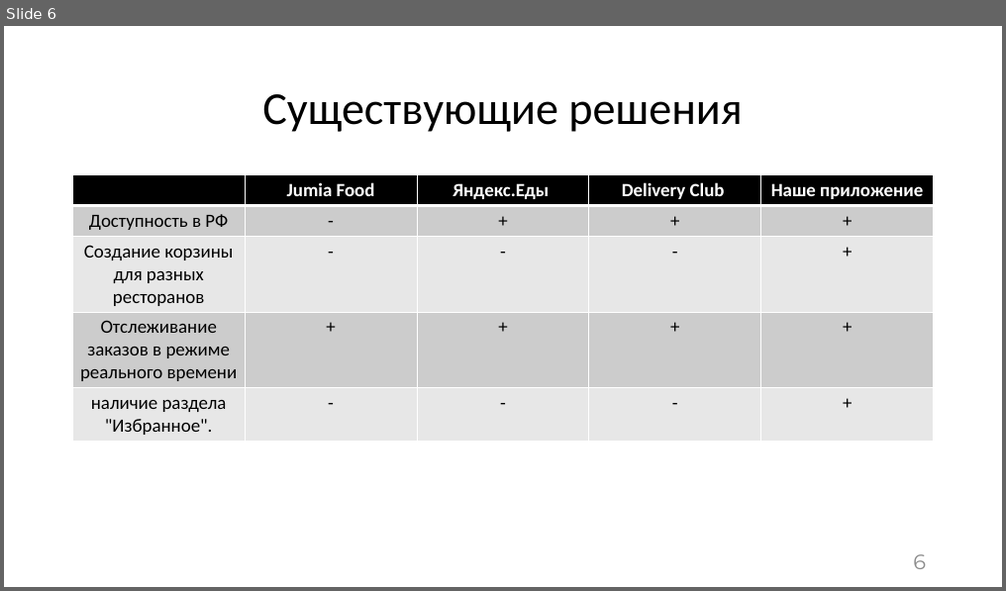
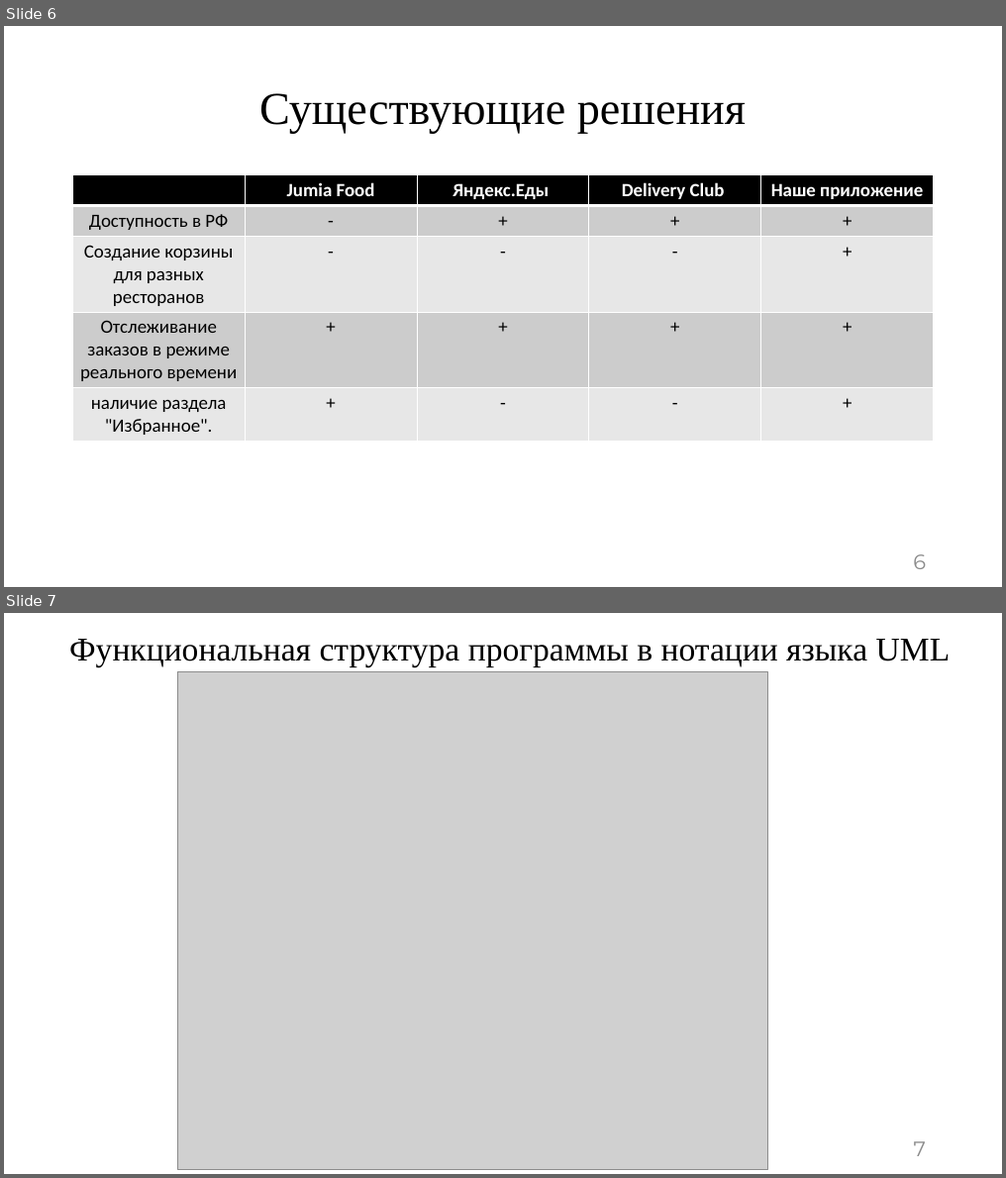
Before and after one commit to asusoft/Diplomnaya, a slide deck: ВКР/Презентация/Презентация к БКР Шеху А.У. ПрИн-467.pptx. Shown one above the other, each under a label of ours: slide 6 before the commit, slides 6 and 7 after it. The pictures are 1006x591 and 1006x1178 pixels, drawn with LibreOffice and Linux fonts; fonts in the diff are those of the drawing; grey boxes stand for pictures. Boxes give left, top, right and bottom in pixels: in the first picture for what was removed or moved away, otherwise in the second. Text is boxed around its words. In the diff, an @@ line names an element or a change of style, - is before the commit and + after.

```diff
--- a/ВКР/Презентация/Презентация к БКР Шеху А.У. ПрИн-467.pptx
+++ b/ВКР/Презентация/Презентация к БКР Шеху А.У. ПрИн-467.pptx
@@ slide 7 added at (4,613,1002,1174), background #FFFFFF @@
@@ text added at (69,639,950,667), 32 pt, text #000000 @@
+Функциональная структура программы в нотации языка UML
@@ picture added at (177,672,768,1170) @@
@@ page number added at (914,1142,926,1157), 20 pt, text #8C8C8C @@
+7
@@ slide 6 changed as well @@
@@ title "Существующие решения" at (259,93,746,134): font Calibri to Times New Roman @@
@@ table at (73,175,934,439) @@
-row 5, column 2: -
+row 5, column 2: +
```
Also in this commit, not shown: 10 other slides changed, 5 other slides added, 9 slides removed, 29 other files.
